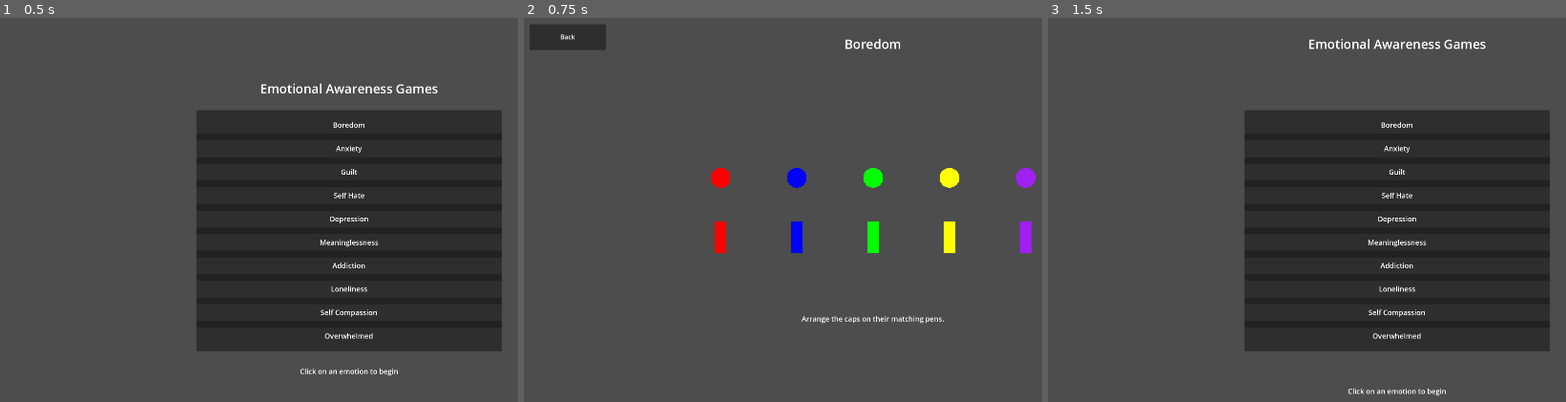
Above: before the commit, frames 1-3 (left to right).
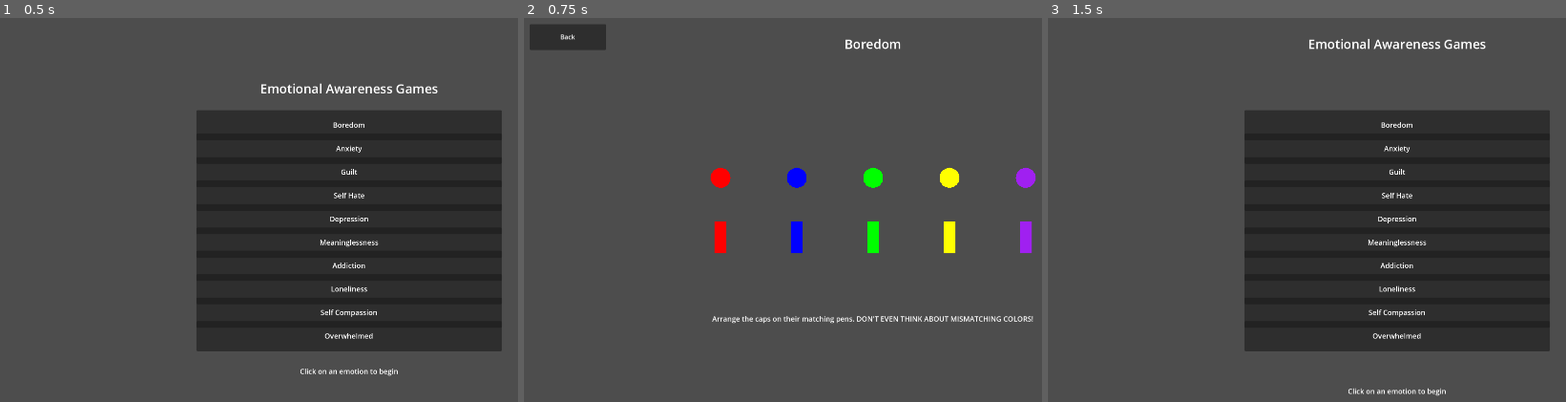
Above: after the commit, the same moments.

Repository: Erscheinung/awareness
Game: Godot game, scene res://main.tscn
Two runs of this game, one before a commit and one after it. Both use one fixed random seed, a clock stepped at 60 frames per second and the inputs below.
Inputs:
- Up to frame 1 (0.5 s): no input
- Up to frame 2 (0.75 s): click "Boredom" at 0.5 s
- Up to frame 3 (1.5 s): click "Back" at 1.25 s

Frame 1 is identical in both runs. In frame 2, 0.6% of the frame differs, in the area x 36-99%, y 77-80%; in frame 3, nothing differs.

Commit message:
fix anxiety game message (urgency), change addiction side-effects overlay

Diff:
--- a/main.gd
+++ b/main.gd
@@ -34,7 +34,7 @@
 var dragging_offset = Vector2.ZERO
 var boredom_stage = 0
 var boredom_messages = [
-	"Arrange the caps on their matching pens.",
+	"Arrange the caps on their matching pens. DON'T EVEN THINK ABOUT MISMATCHING COLORS!",
 	"That's not right. Try a different arrangement.",
 	"Still not correct. Try again but differently.",
 	"Not quite. Notice your frustration. How does boredom feel?",
@@ -54,7 +54,7 @@
 var anxiety_messages = [
 	"Tap each timer before it runs out.",
 	"Notice your heart rate increasing.",
-	"Feel the urgency in your body.",
+	"What will happen if you just let go?",
 	"What thoughts arise when you can't keep up?",
 	"Can you be present with this feeling without trying to control it?",
 	"Anxiety is just energy in the body.",
@@ -1173,7 +1173,7 @@
 		pleasure_meter.size.x = (pleasure_value / 100) * 200
 
 	# Update side effect overlay
-	side_effect_overlay.color = Color(0.8, 0.0, 0.0, side_effect_value / 100)
+	side_effect_overlay.color = Color(0.8, 0.0, 0.0, side_effect_value / 10)
 
 func spawn_bubble():
 	var bubble = ColorRect.new()
